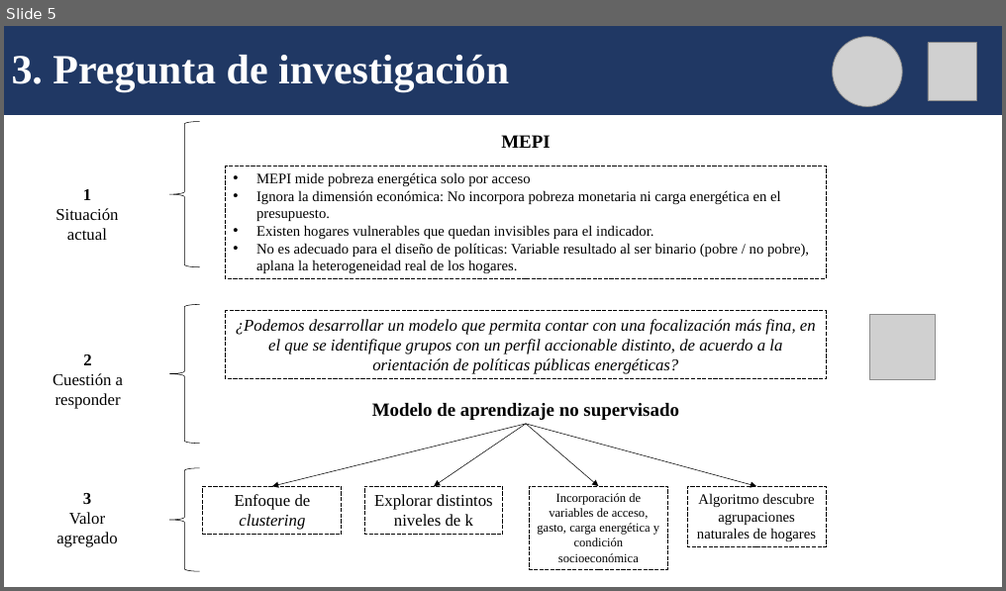
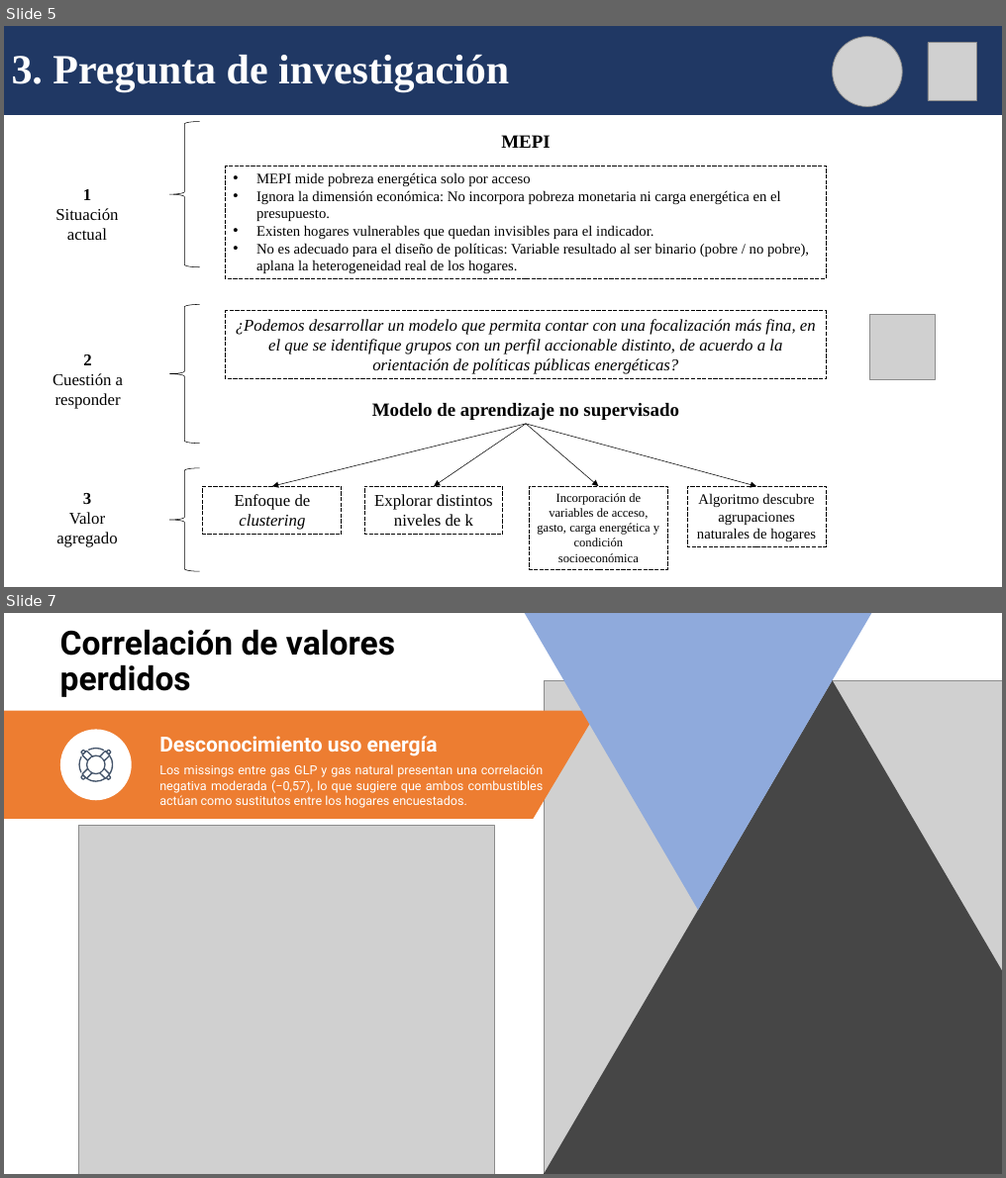
Before and after one commit to lucianoaltamirano435-rgb/Grupo_3_Trabajos_practicos, a slide deck: TP3/TP_final_Seminario_programacion.pptx. Shown one above the other, each under a label of ours: slide 5 before the commit, slides 5 and 7 after it; the slides between them are not shown. The pictures are 1006x591 and 1006x1178 pixels, drawn with LibreOffice and Linux fonts; fonts in the diff are those of the drawing; grey boxes stand for pictures. Boxes give left, top, right and bottom in pixels: in the first picture for what was removed or moved away, otherwise in the second. Text is boxed around its words. In the diff, an @@ line names an element or a change of style, - is before the commit and + after.

```diff
--- a/TP3/TP_final_Seminario_programacion.pptx
+++ b/TP3/TP_final_Seminario_programacion.pptx
@@ slide 7 added at bbox=[4, 613, 1002, 1174], background #FFFFFF @@
@@ text added at bbox=[60, 629, 395, 697], 32 pt, text #000000, bold @@
+Correlación de valores perdidos
@@ freeform shape added at bbox=[525, 613, 871, 910], fill #8FAADC @@
@@ picture added at bbox=[544, 680, 1002, 1174] @@
@@ freeform shape added at bbox=[544, 680, 1002, 1174], fill #000000 at 66% opacity @@
@@ group added at bbox=[4, 711, 598, 819]: 2 texts, 1 parallelogram, 1 ellipse, 1 freeform shape @@
+Los missings entre gas GLP y gas natural presentan una correlación negativa moderada (−0,57), lo que sugiere que ambos combustibles actúan como sustitutos entre los hogares encuestados.
+Desconocimiento uso energía
@@ picture added at bbox=[79, 826, 494, 1174] @@
```
Also in this commit, not shown: 4 other slides added, 2 other files.
